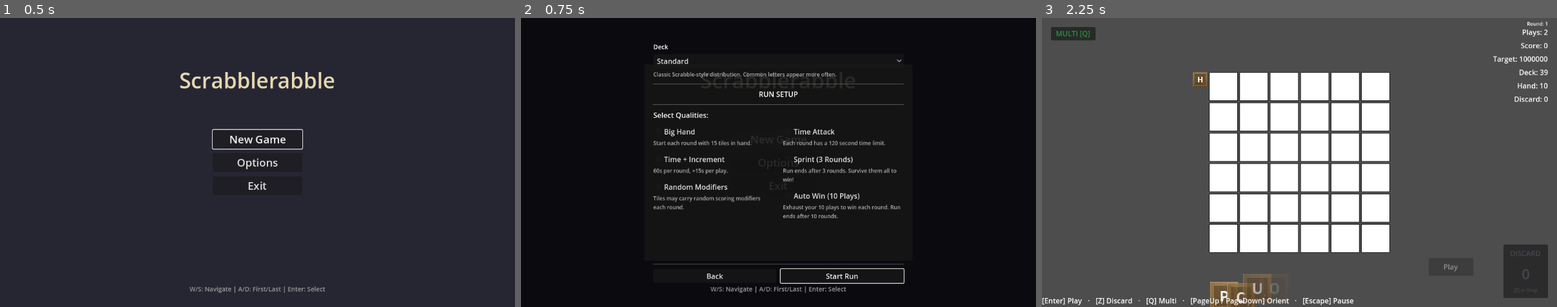
Above: before the commit, frames 1-3 (left to right).
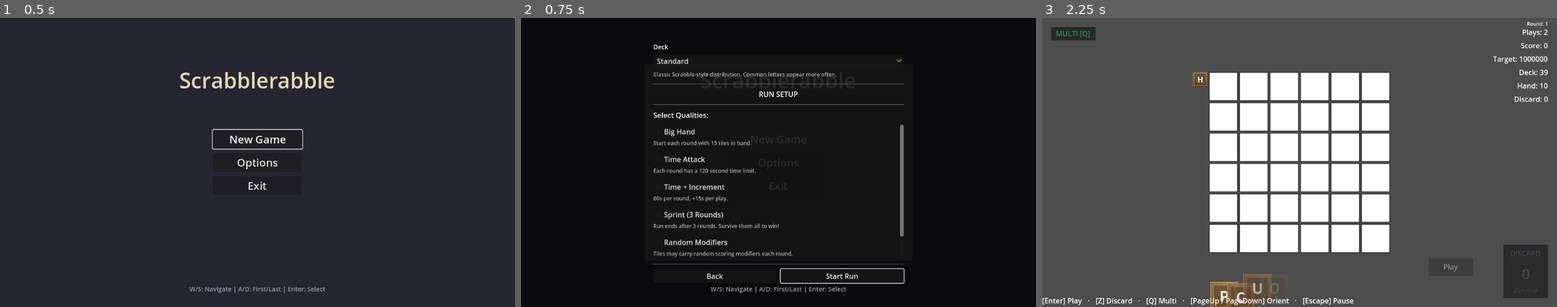
Above: after the commit, the same moments.

Repository: rcmilan/godot-scrabblerabble
Game: Godot game, scene res://scenes/title_screen/title_screen.tscn
Two runs of this game, one before a commit and one after it. Both use one fixed random seed, a clock stepped at 60 frames per second and the inputs below.
Inputs:
- Up to frame 1 (0.5 s): no input
- Up to frame 2 (0.75 s): click "New Game" at 0.5 s
- Up to frame 3 (2.25 s): click "New Game" at 1.25 s; click "Start Run" at 2 s

Frame 1 is identical in both runs. In frame 2, 2.6% of the frame differs, in the area x 25-75%, y 36-83%; in frame 3, nothing differs.

Commit message:
Fix RunSetupPopup: Enter key confirms checkboxes, single-column layout
Co-Authored-By: Claude Opus 4.6 <noreply@anthropic.com>

Diff:
--- a/scenes/title_screen/run_setup_popup.gd
+++ b/scenes/title_screen/run_setup_popup.gd
@@ -15,7 +15,7 @@
 # NODE REFERENCES
 # =============================================================================
 
-@onready var _quality_list: HBoxContainer = $Panel/MarginContainer/VBoxContainer/ScrollContainer/QualityList
+@onready var _quality_list: VBoxContainer = $Panel/MarginContainer/VBoxContainer/ScrollContainer/QualityList
 @onready var _start_button: Button = $Panel/MarginContainer/VBoxContainer/ButtonContainer/StartButton
 @onready var _back_button: Button = $Panel/MarginContainer/VBoxContainer/ButtonContainer/BackButton
 @onready var _content_vbox: VBoxContainer = $Panel/MarginContainer/VBoxContainer
@@ -71,6 +71,14 @@
 			get_viewport().set_input_as_handled()
 			return
 
+	# Enter confirms focused control (CheckBox/OptionButton toggle, Button press)
+	if event.is_action_pressed(&"ui_accept"):
+		var focused := get_viewport().gui_get_focus_owner()
+		if focused is CheckBox:
+			focused.button_pressed = not focused.button_pressed
+			get_viewport().set_input_as_handled()
+			return
+
 	# Close on cancel (guard handles this via close_requested signal)
 	if _guard.handle(event):
 		return
@@ -151,21 +159,9 @@
 
 
 func _populate_quality_list() -> void:
-	# Clear existing children
 	for child in _quality_list.get_children():
 		child.queue_free()
 	_quality_checkboxes.clear()
-
-	# Create two columns
-	var left_column := VBoxContainer.new()
-	left_column.size_flags_horizontal = Control.SIZE_EXPAND_FILL
-	left_column.add_theme_constant_override("separation", 12)
-	_quality_list.add_child(left_column)
-
-	var right_column := VBoxContainer.new()
-	right_column.size_flags_horizontal = Control.SIZE_EXPAND_FILL
-	right_column.add_theme_constant_override("separation", 12)
-	_quality_list.add_child(right_column)
 
 	var ids := QualityRegistry.get_all_quality_ids()
 	for i in ids.size():
@@ -188,8 +184,7 @@
 		desc_label.autowrap_mode = TextServer.AUTOWRAP_WORD_SMART
 		container.add_child(desc_label)
 
-		var column := left_column if i % 2 == 0 else right_column
-		column.add_child(container)
+		_quality_list.add_child(container)
 		_quality_checkboxes[id] = checkbox
 
 
--- a/scenes/title_screen/run_setup_popup.tscn
+++ b/scenes/title_screen/run_setup_popup.tscn
@@ -69,12 +69,11 @@
 custom_minimum_size = Vector2(0, 300)
 size_flags_vertical = 3
 
-[node name="QualityList" type="HBoxContainer" parent="Panel/MarginContainer/VBoxContainer/ScrollContainer"]
+[node name="QualityList" type="VBoxContainer" parent="Panel/MarginContainer/VBoxContainer/ScrollContainer"]
 layout_mode = 2
 size_flags_horizontal = 3
 size_flags_vertical = 3
-theme_override_constants/separation = 20
-alignment = 0
+theme_override_constants/separation = 12
 
 [node name="HSeparator2" type="HSeparator" parent="Panel/MarginContainer/VBoxContainer"]
 layout_mode = 2
